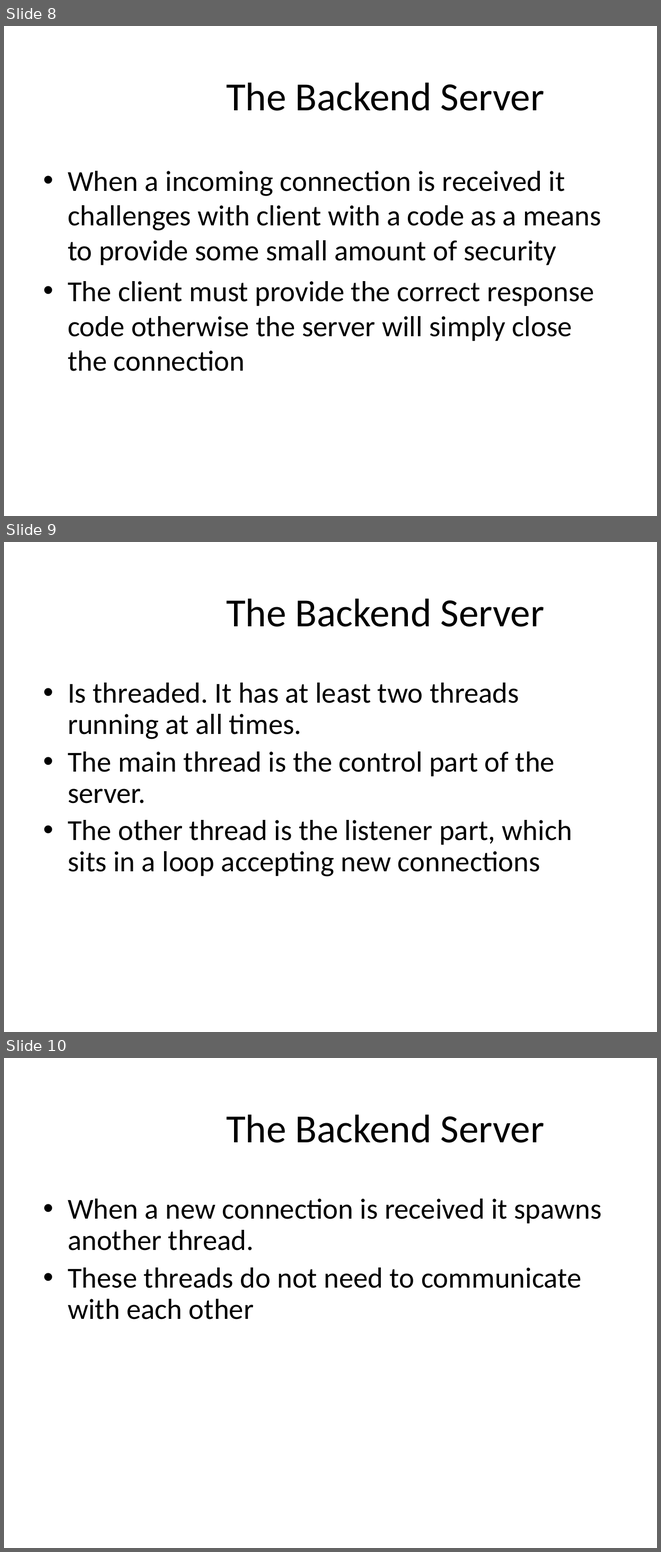
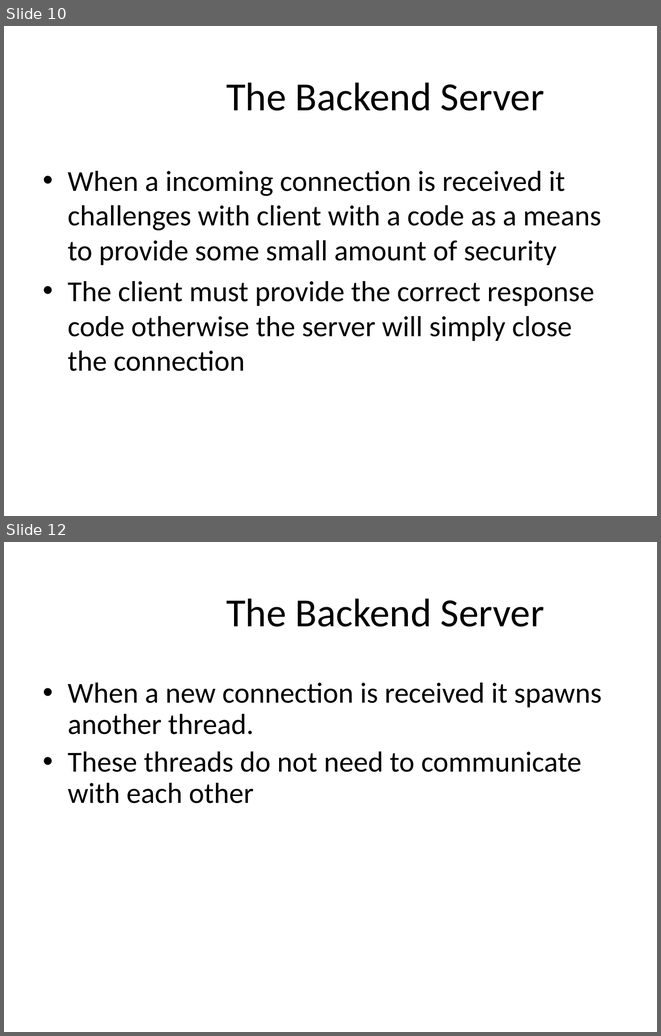
Before and after one commit to master20151121/mmoments, a slide deck: Mobile Musical Moments.pptx. Shown one above the other, each under a label of ours: slides 8, 9 and 10 before the commit, slides 10 and 12 after it; the slides between them are not shown. The pictures are 661x1552 and 661x1036 pixels, drawn with LibreOffice and Linux fonts; fonts in the diff are those of the drawing; background and template pictures are left out. Boxes give left, top, right and bottom in pixels: in the first picture for what was removed or moved away, otherwise in the second. Text is boxed around its words. In the diff, an @@ line names an element or a change of style, - is before the commit and + after.

```diff
--- a/Mobile Musical Moments.pptx
+++ b/Mobile Musical Moments.pptx
@@ slide 9 removed at (4,542,657,1032), background #FFFFFF @@
@@ title removed at (226,598,545,627) @@
-The Backend Server
@@ text removed at (68,682,572,876) @@
-• Is threaded. It has at least two threads running at all times.
-• The main thread is the control part of the server.
-• The other thread is the listener part, which sits in a loop accepting new connections
@@ what was slide 8 is now slide 10 @@
@@ what was slide 10 is now slide 12 @@
```
Also in this commit, not shown: 4 slides changed, 3 slides added, 1 other slide removed.
